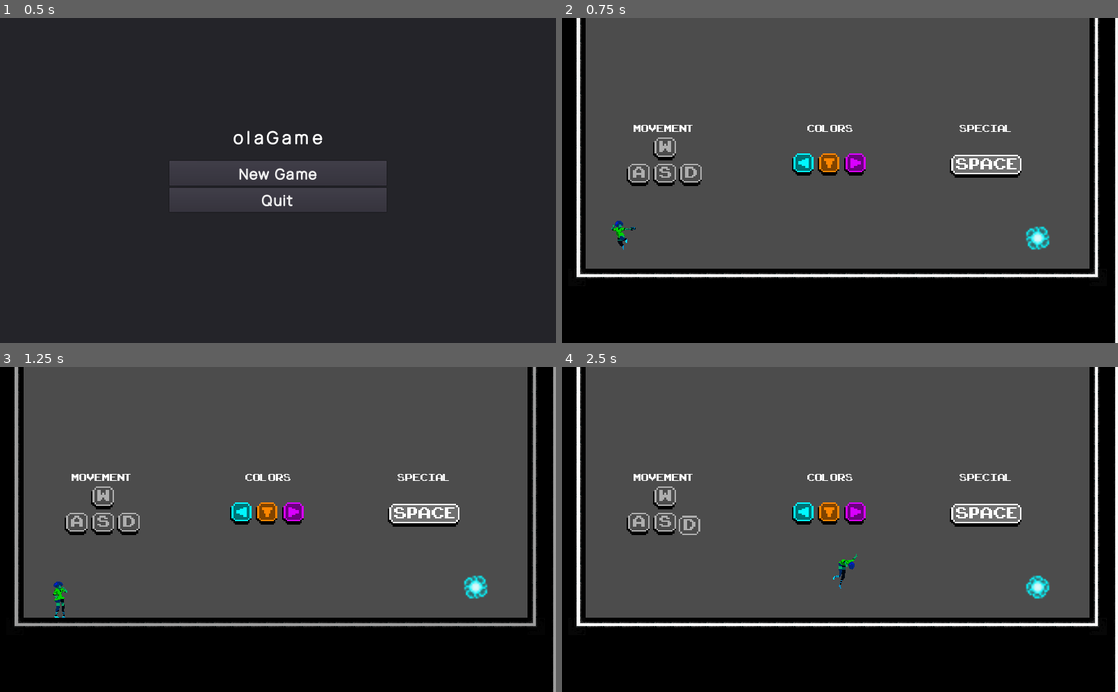
Above: before the commit, frames 1-4 (two rows, left to right).
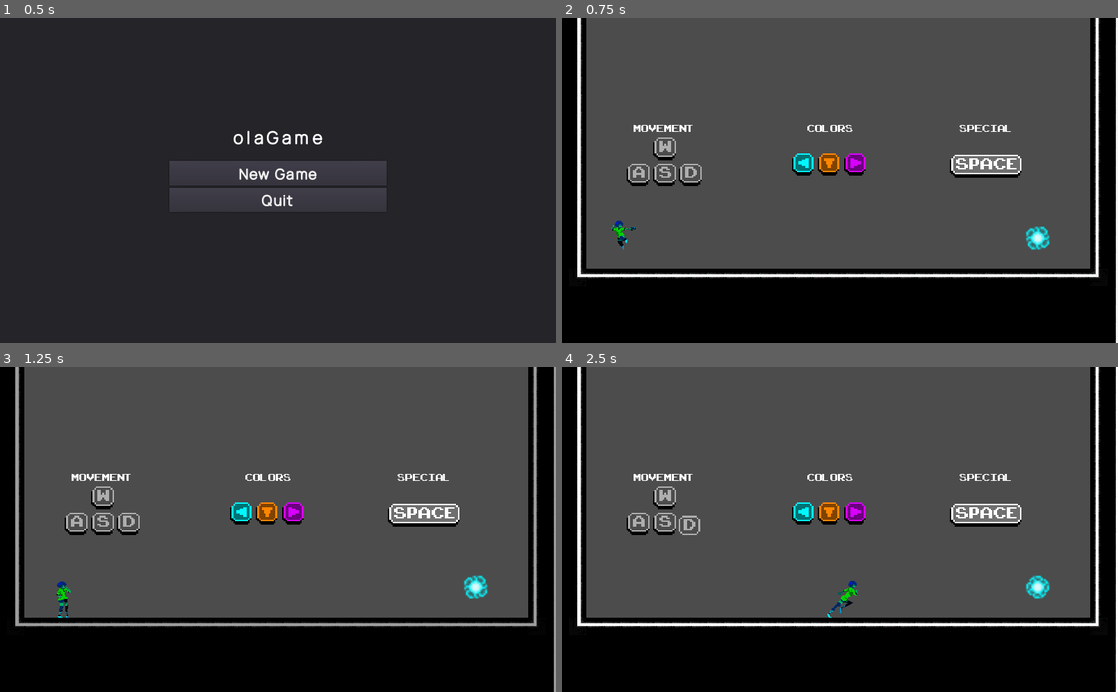
Above: after the commit, the same moments.

Repository: ivancdlarrain/olaGames
Game: Godot game, scene res://scenes/menus/Main_menu.tscn
Two runs of this game, one before a commit and one after it. Both use one fixed random seed, a clock stepped at 60 frames per second and the inputs below.
Inputs:
- Up to frame 1 (0.5 s): no input
- Up to frame 2 (0.75 s): click "New Game" at 0.5 s
- Up to frame 3 (1.25 s): no input
- Up to frame 4 (2.5 s): hold Space (special) 1.28-2.03 s; hold D (WASD_right) from 1.28 s (still down); tap W (WASD_up) at 1.52, 2.27 s; tap Space (special) at 2.1 s

Frame 1 is identical in both runs. In frame 2, 1.4% of the frame differs, in the area x 2-100%, y 0-100%; in frame 3, 1.1%; in frame 4, 1.7%.

Commit message:
Added AirCollisionShape

Diff:
--- a/assets/Player.tscn
+++ b/assets/Player.tscn
@@ -134,13 +134,18 @@
 collision_mask = 9
 script = ExtResource( 2 )
 
-[node name="CollisionShape2D" type="CollisionShape2D" parent="."]
-position = Vector2( 2.18281, 11.9947 )
+[node name="GroundCollisionShape" type="CollisionShape2D" parent="."]
+position = Vector2( 1.90542, 11.1626 )
+shape = SubResource( 1 )
+
+[node name="AirCollisionShape" type="CollisionShape2D" parent="."]
+position = Vector2( 1.905, 8 )
+scale = Vector2( 1, 0.8 )
 shape = SubResource( 1 )
 
 [node name="Sprite" type="Sprite" parent="."]
 scale = Vector2( 1.336, 1.336 )
-texture = ExtResource( 7 )
+texture = ExtResource( 13 )
 
 [node name="PlayerState" type="Node" parent="."]
 script = ExtResource( 3 )
--- a/scenes/Tutorials/Tutorial 1.tscn
+++ b/scenes/Tutorials/Tutorial 1.tscn
@@ -21,6 +21,7 @@
 position = Vector2( 96, 240 )
 
 [node name="TileMap2" parent="." instance=ExtResource( 1 )]
+position = Vector2( 0, 0 )
 collision_layer = 7
 collision_mask = 7
 tile_data = PoolIntArray( -393217, 0, 0, -458752, 0, 1, -458751, 0, 1, -458750, 0, 1, -458749, 0, 1, -458748, 0, 1, -45 …(7487 unchanged characters)…
--- a/scripts/Player.gd
+++ b/scripts/Player.gd
@@ -36,6 +36,7 @@
 	$PlayerState.connect("color_changed", self, "on_color_changed")
 	$PlayerState.connect("layer_entered", self, "on_layer_entered")
 	$PlayerState.connect("layer_exited", self, "on_layer_exited")
+	$PlayerState.connect("use_ground_collision", self, "on_ground_collision")
 
 func on_color_changed(new_color):
 	$Sprite.modulate = new_color
@@ -47,6 +48,10 @@
 func on_layer_exited(layer):
 	self.set_collision_layer_bit(layer, false)
 	self.set_collision_mask_bit(layer, false)
+
+func on_ground_collision(boolean):
+	$GroundCollisionShape.disabled = !boolean
+	$AirCollisionShape.disabled = boolean
 
 func _apply_movement():
 	velocity = move_and_slide(velocity, UP)
--- a/scripts/colors.gd
+++ b/scripts/colors.gd
@@ -3,6 +3,7 @@
 signal color_changed
 signal layer_entered
 signal layer_exited
+signal use_ground_collision
 
 func _ready():
 	add_state('idle')
@@ -192,10 +193,16 @@
 			return states2.purple
 func _enter_state(new_state, old_state):
 	match new_state:
-		states.pre_fall:
-			parent.grav = 0
-			parent.c_timer.start()
+		states.idle:
+			emit_signal("use_ground_collision", true)
+		states.run:
+			emit_signal("use_ground_collision", true)
+		states.jump:
+			emit_signal("use_ground_collision", false)
+		states.fall:
+			emit_signal("use_ground_collision", false)
 		states.dash:
+			emit_signal("use_ground_collision", true)
 			parent.grav = 0
 			parent.velocity.y = 0
 			if parent.facing_right:
@@ -203,9 +210,16 @@
 			else:
 					parent.velocity.x = -parent.max_speed * 3
 		states.glide:
+			emit_signal("use_ground_collision", false)
 			parent.grav = parent.glide_grav
 			if parent.velocity.y < 0:
 				parent.velocity.y = 0
+		states.wall_slide:
+			emit_signal("use_ground_collision", false)
+		states.pre_fall:
+			emit_signal("use_ground_collision", true)
+			parent.grav = 0
+			parent.c_timer.start()
 
 func _enter_state2(new_state, old_state):
 	# This function sets the player on the corresponding collision layer and changes its color
